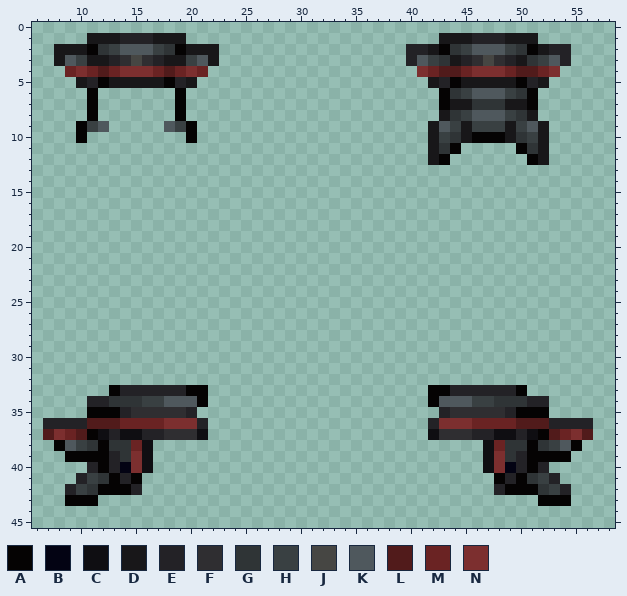
Two states of a pixel-art sprite, Resources/Textures/_RMC14/Objects/Clothing/Head/Helmets/provost.rsi/equipped-HELMET-avali.png. This is how it looked before the edit.
The file is 64x64 pixels. Pixels under 10% opacity are left out. Colours within 5 levels of each other are drawn and written as one. Shown: x 6..58, y 0..45.
Palette (. is transparent): A #050303  B #030313  C #0f0e12  D #181719  E #232226  F #2f2e31  G #2f3436  H #394042  J #464643  K #4f585d  L #511b1b  M #6a2323  N #7c2f2f
Pixels before (only the part around the change), first column x 7:
28 ..........................................
29 ..........................................
30 ..........................................
31 ..........................................
32 ..........................................
33 ......AEEEEEEAA....................AAEEEEE
34 ....EEGGGHHKKKA....................AKKKHHG
35 ....AAAEFFFFFE......................EFFFFF
36 EEEELLLMMMMNNNE....................ENNNMMM
37 LNMLACECCEEFFFC....................CFFFEEC
38 .AKHGAGGMC..............................CM
39 ..AAAAEGNC..............................CN
40 ....EAEBNC..............................CN
41 ...EHGAEA................................A
42 ..EHGAAAE................................E
43 ..AAA.....................................
44 ..........................................
45 ..........................................
New version:
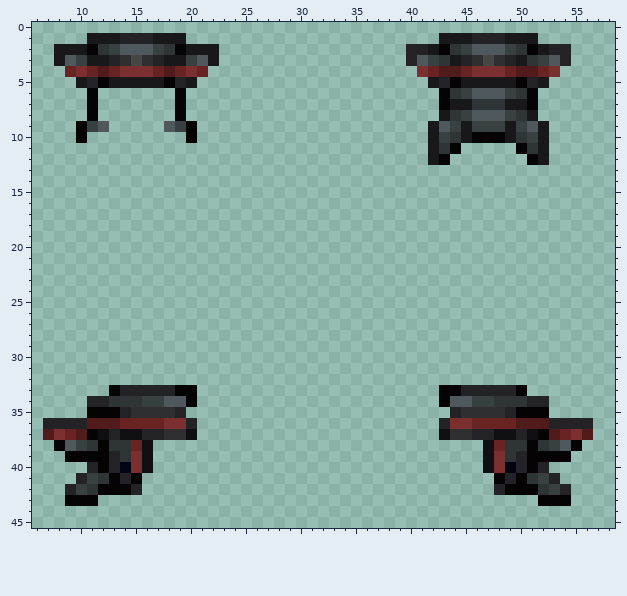
Change:
{"y":33,"x":19,"old":"E","new":"A"}
{"y":33,"x":21,"old":"A","new":"."}
{"y":33,"x":42,"old":"A","new":"."}
{"y":33,"x":44,"old":"E","new":"A"}
{"y":34,"x":20,"old":"KA","new":"A."}
{"y":34,"x":42,"old":"AK","new":".A"}
{"y":35,"x":19,"old":"FE","new":"E."}
{"y":35,"x":43,"old":"EF","new":".E"}
{"y":36,"x":20,"old":"NE","new":"E."}
{"y":36,"x":42,"old":"EN","new":".E"}
{"y":37,"x":20,"old":"FC","new":"C."}
{"y":37,"x":42,"old":"CF","new":".C"}
{"label":"changed","picture_box":[175,385,208,440]}
{"label":"changed","picture_box":[428,385,461,440]}
